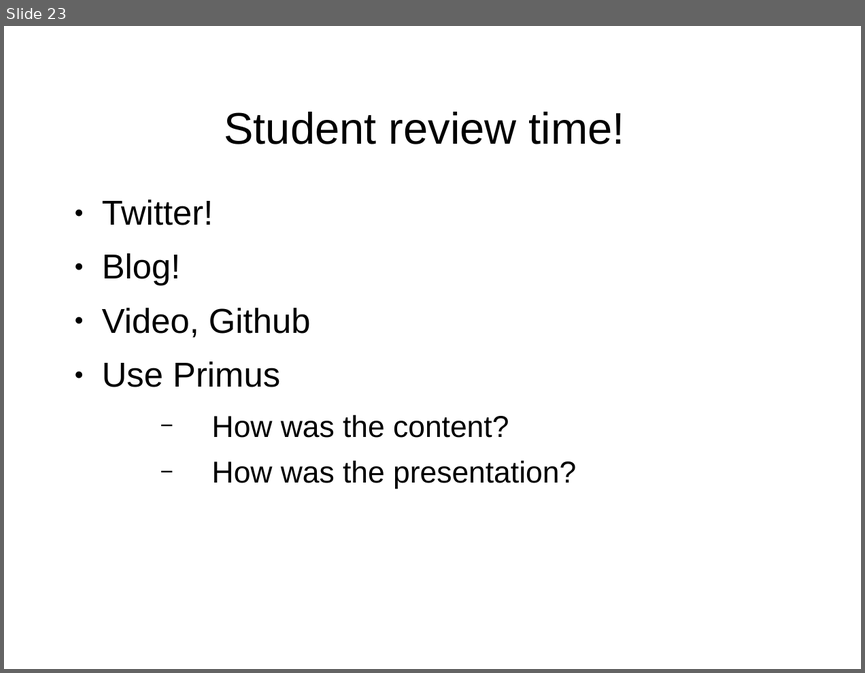
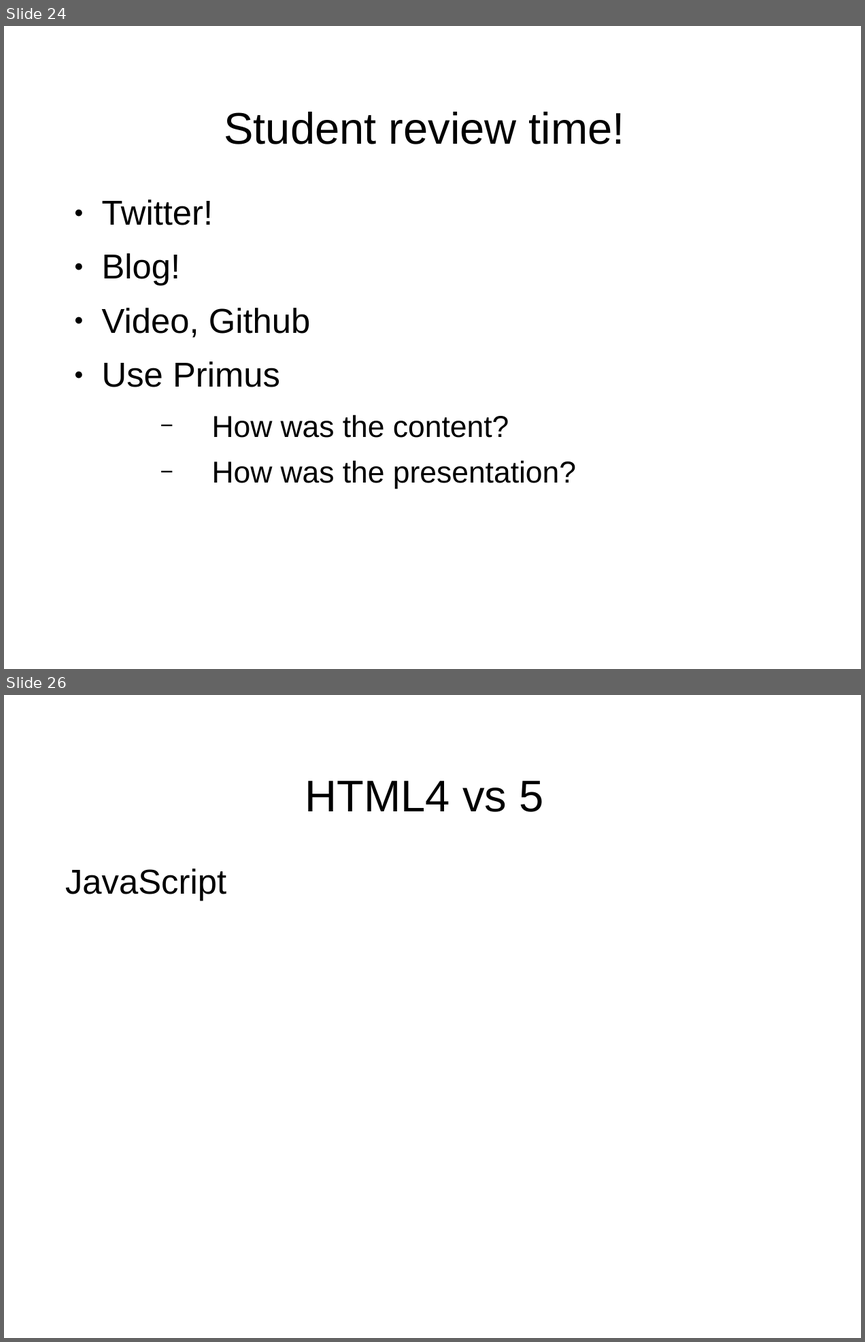
Before and after one commit to puppetMaster3/bikeSheding, a slide deck: training/2of2.ppt. Shown one above the other, each under a label of ours: slide 23 before the commit, slides 24 and 26 after it; the slides between them are not shown. The pictures are 865x673 and 865x1342 pixels, drawn with LibreOffice and Linux fonts; fonts in the diff are those of the drawing; background and template pictures are left out. Boxes give left, top, right and bottom in pixels: in the first picture for what was removed or moved away, otherwise in the second. Text is boxed around its words. In the diff, an @@ line names an element or a change of style, - is before the commit and + after.

```diff
--- a/training/2of2.ppt
+++ b/training/2of2.ppt
@@ slide 26 added at [4, 695, 861, 1338], background picture (left out) @@
@@ title added at [305, 781, 543, 812], 41 pt, text #000000 @@
+HTML4 vs 5
@@ text added at [65, 868, 226, 901], 32 pt, text #000000 @@
+JavaScript
@@ what was slide 23 is now slide 24 @@
```
Also in this commit, not shown: 2 slides changed, 1 other slide added, 11 other files.
